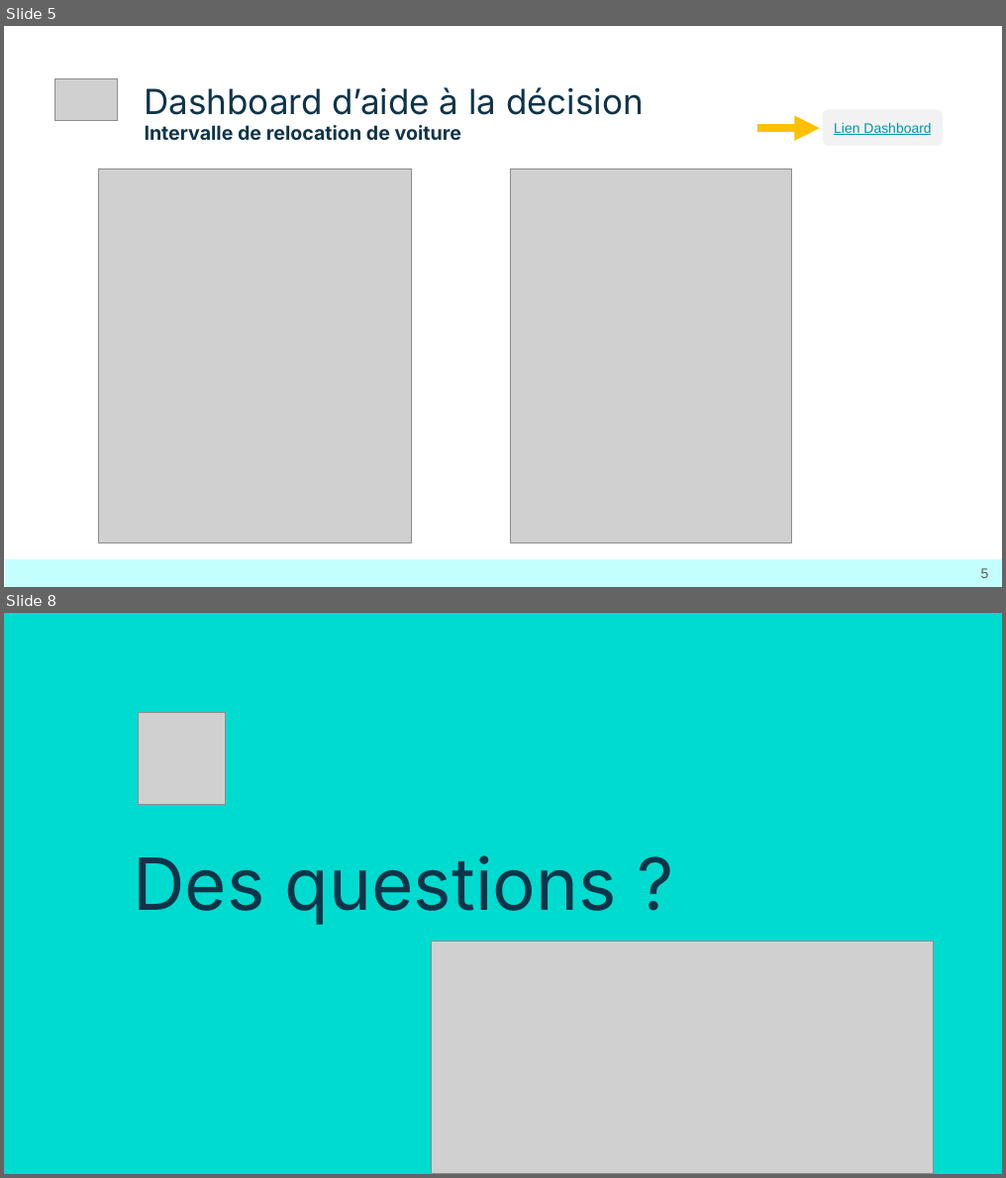
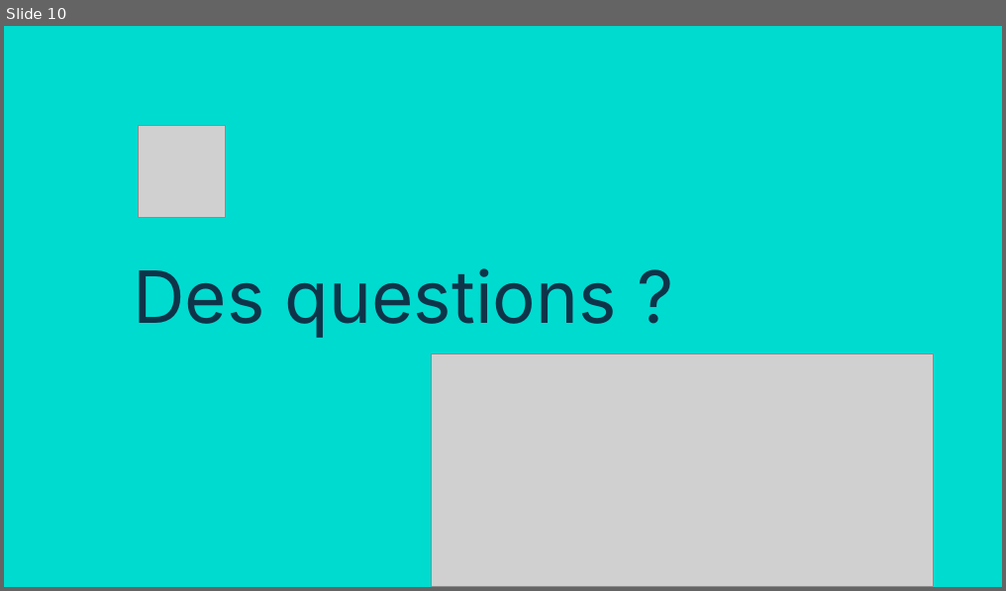
Before and after one commit to Sheikoh/Projet_Stripe, a slide deck: B2_Stripe.pptx. Shown one above the other, each under a label of ours: slides 5 and 8 before the commit, slide 10 after it; the slides between them are not shown. The pictures are 1006x1178 and 1006x591 pixels, drawn with LibreOffice and Linux fonts; fonts in the diff are those of the drawing; grey boxes stand for pictures. Boxes give left, top, right and bottom in pixels: in the first picture for what was removed or moved away, otherwise in the second. Text is boxed around its words. In the diff, an @@ line names an element or a change of style, - is before the commit and + after.

```diff
--- a/B2_Stripe.pptx
+++ b/B2_Stripe.pptx
@@ slide 5 removed at (x1=4, y1=26, x2=1002, y2=587), background #FFFFFF @@
@@ picture removed at (x1=54, y1=78, x2=118, y2=121) @@
@@ title removed at (x1=145, y1=87, x2=644, y2=115) @@
-Dashboard d’aide à la décision
@@ rounded rectangle removed at (x1=823, y1=110, x2=943, y2=146) @@
@@ text removed at (x1=145, y1=125, x2=461, y2=141) @@
-Intervalle de relocation de voiture
@@ arrow removed from (757, 128) to (820, 128) @@
@@ text removed at (x1=834, y1=123, x2=931, y2=135) @@
-Lien Dashboard
@@ picture removed at (x1=99, y1=169, x2=412, y2=543) @@
@@ picture removed at (x1=511, y1=169, x2=792, y2=543) @@
@@ rectangle removed at (x1=5, y1=560, x2=1002, y2=586) @@
@@ page number removed at (x1=981, y1=569, x2=989, y2=578) @@
-5
@@ what was slide 8 is now slide 10 @@
```
Also in this commit, not shown: 1 slide changed, 8 slides added, 5 other slides removed, 1 other file.
